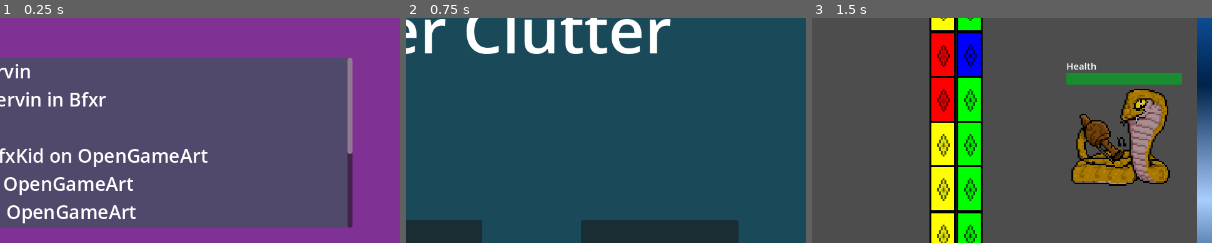
Above: before the commit, frames 1-3 (left to right).
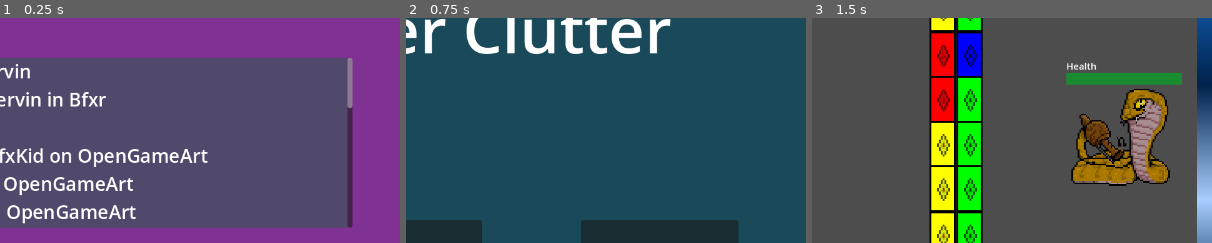
Above: after the commit, the same moments.

Repository: PoweredDevState/MindOverClutter
Game: Godot game, scene res://Scenes/Menus/credits_scene.tscn
Same seed, same stepped clock (60 frames per second), same inputs: the game is played once before the commit and once after it. This scene is started directly instead of the project's main scene. Sound files missing from this copy of the repository are replaced by a short silence.
Inputs:
- Up to frame 1 (0.25 s): no input
- Up to frame 2 (0.75 s): click "Menu" at 0.5 s
- Up to frame 3 (1.5 s): click "Start" at 1.25 s
The pictures show only the part of the screen within x 50-100%, y 21-71%; the shares and areas given below are measured in that part.

The runs differ from the first frame. In frame 1, 0.3% of the frame differs, in the area x 86-89%, y 39-61%; in frame 2, nothing differs; in frame 3, nothing differs.

Commit message:
Added music manager

Diff:
--- /dev/null
+++ b/Resources/Music Resources/main_music.tres
@@ -0,0 +1,10 @@
+[gd_resource type="Resource" script_class="MusicResource" load_steps=3 format=3 uid="uid://bqsl7rfqbcylx"]
+
+[ext_resource type="AudioStream" uid="uid://cuo1lynae3wbw" path="res://Assets/Music/That Zen Moment.mp3" id="1_cov4b"]
+[ext_resource type="Script" path="res://Resources/Music Resources/music_resource.gd" id="2_llhqv"]
+
+[resource]
+script = ExtResource("2_llhqv")
+musicType = 1
+music = ExtResource("1_cov4b")
+volume = 5.0
--- /dev/null
+++ b/Resources/Music Resources/menu_music.tres
@@ -0,0 +1,10 @@
+[gd_resource type="Resource" script_class="MusicResource" load_steps=3 format=3 uid="uid://bsn88w15v4wul"]
+
+[ext_resource type="AudioStream" uid="uid://dxdp332baxfkq" path="res://Assets/Music/Mesmerizing Galaxy Loop.mp3" id="1_4jbuv"]
+[ext_resource type="Script" path="res://Resources/Music Resources/music_resource.gd" id="1_fhn16"]
+
+[resource]
+script = ExtResource("1_fhn16")
+musicType = 0
+music = ExtResource("1_4jbuv")
+volume = 0.0
--- /dev/null
+++ b/Resources/Music Resources/music_resource.gd
@@ -0,0 +1,12 @@
+extends Resource
+class_name MusicResource
+
+enum MUSIC_TYPE {
+	MENU_MUSIC,
+	MAIN_MUSIC,
+	PINCH_MUSIC
+}
+
+@export var musicType : MUSIC_TYPE
+@export var music : AudioStreamMP3
+@export_range(-50, 50) var volume : float = 0
--- /dev/null
+++ b/Resources/Music Resources/pinch_music.tres
@@ -0,0 +1,10 @@
+[gd_resource type="Resource" script_class="MusicResource" load_steps=3 format=3 uid="uid://bu3p4sb3gulba"]
+
+[ext_resource type="AudioStream" uid="uid://bo320eoegy3t3" path="res://Assets/Music/Clash Defiant.mp3" id="1_0fdsh"]
+[ext_resource type="Script" path="res://Resources/Music Resources/music_resource.gd" id="1_38quj"]
+
+[resource]
+script = ExtResource("1_38quj")
+musicType = 2
+music = ExtResource("1_0fdsh")
+volume = 0.0
--- a/Resources/Sound Resources/attack_hit.tres
+++ b/Resources/Sound Resources/attack_hit.tres
@@ -8,3 +8,4 @@
 soundType = 0
 sound = ExtResource("2_u5huf")
 volume = 50.0
+limit = 5
--- a/Scenes/Menus/credits_scene.tscn
+++ b/Scenes/Menus/credits_scene.tscn
@@ -71,7 +71,18 @@
 - Wolf Sprite made by Segel on OpenGameArt
 - Attack Animation made by den_yes on OpenGameArt
 - Shield Sprite made by BizmasterStudios on OpenGameArt
-- Paddle, Block, and Attack Indicator Sprites made by me"
+- Paddle, Block, and Attack Indicator Sprites made by Jonathan Dervin
+All music was obtained from incompetech.com
+Music Used:
+- \"Clash Defiant\" Kevin MacLeod (incompetech.com)
+Licensed under Creative Commons: By Attribution 4.0 License
+http://creativecommons.org/licenses/by/4.0/
+- \"Mesmerizing Galaxy \" Kevin MacLeod (incompetech.com)
+Licensed under Creative Commons: By Attribution 4.0 License
+http://creativecommons.org/licenses/by/4.0/
+- \"That Zen Moment \" Kevin MacLeod (incompetech.com)
+Licensed under Creative Commons: By Attribution 4.0 License
+http://creativecommons.org/licenses/by/4.0/"
 label_settings = SubResource("LabelSettings_mkh6k")
 autowrap_mode = 2
 
--- /dev/null
+++ b/Scenes/music_manager.tscn
@@ -0,0 +1,13 @@
+[gd_scene load_steps=6 format=3 uid="uid://caqivjx0cdcmv"]
+
+[ext_resource type="Script" path="res://Scripts/music_manager.gd" id="1_36olr"]
+[ext_resource type="Script" path="res://Resources/Music Resources/music_resource.gd" id="2_34aqm"]
+[ext_resource type="Resource" uid="uid://bsn88w15v4wul" path="res://Resources/Music Resources/menu_music.tres" id="3_nab04"]
+[ext_resource type="Resource" uid="uid://bqsl7rfqbcylx" path="res://Resources/Music Resources/main_music.tres" id="4_nnsij"]
+[ext_resource type="Resource" uid="uid://bu3p4sb3gulba" path="res://Resources/Music Resources/pinch_music.tres" id="5_vdg1r"]
+
+[node name="MusicManager" type="Node2D"]
+script = ExtResource("1_36olr")
+musicResources = Array[ExtResource("2_34aqm")]([ExtResource("3_nab04"), ExtResource("4_nnsij"), ExtResource("5_vdg1r")])
+
+[node name="MusicPlayer" type="AudioStreamPlayer2D" parent="."]
--- a/Scripts/game_manager.gd
+++ b/Scripts/game_manager.gd
@@ -26,6 +26,7 @@
 	LevelFinishedTimerRef.wait_time = levelFinishedTimerTime
 	LevelFinishedUIRef.visible = false
 	lives = maxLives
+
 
 
 #When the player presses the pause button, spawn the pause screen
@@ -60,6 +61,9 @@
 func lose_life() -> void:
 	lives -= 1
 
+	if lives == 0:
+		MusicManager.change_music(MusicResource.MUSIC_TYPE.PINCH_MUSIC)
+
 	if lives < 0:
 		#print("Lose")
 		var loseScreenObj = loseScreen.instantiate()
@@ -91,10 +95,12 @@
 func start_game():
 	currentSceneIndex = 0
 	get_tree().change_scene_to_file(levelScenePaths[currentSceneIndex])
+	MusicManager.change_music(MusicResource.MUSIC_TYPE.MAIN_MUSIC)
 
 func start_game_from_level_select(levelNum : int) -> void:
 	currentSceneIndex = levelNum
 	get_tree().change_scene_to_file(levelScenePaths[currentSceneIndex])
+	MusicManager.change_music(MusicResource.MUSIC_TYPE.MAIN_MUSIC)
 
 func next_level() -> void:
 	reset_balls()
--- a/Scripts/lose_screen.gd
+++ b/Scripts/lose_screen.gd
@@ -23,6 +23,7 @@
 func _on_retry_button_pressed() -> void:
 	get_tree().paused = false
 	SoundManager.create_sound(SoundResource.SOUND_TYPE.BUTTON_PRESS)
+	MusicManager.change_music(MusicResource.MUSIC_TYPE.MAIN_MUSIC)
 	GameManager.reset_game()
 	get_tree().change_scene_to_file(firstLevelFilePath)
 	queue_free()
@@ -33,6 +34,7 @@
 func _on_menu_button_pressed() -> void:
 	get_tree().paused = false
 	SoundManager.create_sound(SoundResource.SOUND_TYPE.BUTTON_PRESS)
+	MusicManager.change_music(MusicResource.MUSIC_TYPE.MENU_MUSIC)
 	GameManager.reset_game()
 	get_tree().change_scene_to_file(menuSceneFilePath)
 	queue_free()
--- a/Scripts/main_menu.gd
+++ b/Scripts/main_menu.gd
@@ -4,7 +4,24 @@
 @export var creditsFilePath : String
 @export var levelSelectFilePath : String
 
-#@export var startGameScene : PackedScene
+'''Scene Switcher Idea
+This is for when I want to make a scene manager node
+The idea is to make each scene that I want to switch into a resource.
+The class will contain a list of enums for the scene names.
+Each resource will have an exported enum var for the scene name,
+an exported packedScene for the scene itself,
+and a non-exported variable for the filepath.
+In the ready function of the SceneSwitcher,
+it will initialize a dictionary of scenes to load from an array
+of all of the sceneResources.
+Then, it will initialize the scenePath variable in each resource
+using the resource_path of the PackedScene
+
+
+@export var startGameScene : PackedScene
+func _ready() -> void:
+	print(startGameScene.resource_path)
+'''
 
 
 #This is called when the start button is pressed.
--- /dev/null
+++ b/Scripts/music_manager.gd
@@ -0,0 +1,33 @@
+extends Node2D
+
+@export var musicResources: Array[MusicResource]
+@onready var musicPlayerRef := $MusicPlayer
+
+var musicDict : Dictionary = {}
+
+# Called when the node enters the scene tree for the first time.
+func _ready() -> void:
+	for music : MusicResource in musicResources:
+		musicDict[music.musicType] = music
+
+	if musicDict.has(MusicResource.MUSIC_TYPE.MENU_MUSIC):
+		var type: MusicResource.MUSIC_TYPE = MusicResource.MUSIC_TYPE.MENU_MUSIC
+
+		var music: MusicResource = musicDict[type]
+
+		musicPlayerRef.stream = music.music
+		musicPlayerRef.volume_db = music.volume
+		musicPlayerRef.play()
+	else:
+		push_error("Cannot find menu music")
+
+func change_music(type: MusicResource.MUSIC_TYPE):
+	if musicDict.has(type):
+		var music: MusicResource = musicDict[type]
+
+		musicPlayerRef.stream = music.music
+		musicPlayerRef.volume_db = music.volume
+		musicPlayerRef.play()
+
+	else:
+		push_error("Cannot find type ", type)
--- a/Scripts/pause_screen.gd
+++ b/Scripts/pause_screen.gd
@@ -30,6 +30,7 @@
 func _on_retry_button_pressed() -> void:
 	get_tree().paused = false
 	SoundManager.create_sound(SoundResource.SOUND_TYPE.BUTTON_PRESS)
+	MusicManager.change_music(MusicResource.MUSIC_TYPE.MAIN_MUSIC)
 	GameManager.reset_game()
 	get_tree().change_scene_to_file(firstLevelFilePath)
 	queue_free()
@@ -40,6 +41,7 @@
 func _on_menu_button_pressed() -> void:
 	get_tree().paused = false
 	SoundManager.create_sound(SoundResource.SOUND_TYPE.BUTTON_PRESS)
+	MusicManager.change_music(MusicResource.MUSIC_TYPE.MENU_MUSIC)
 	GameManager.reset_game()
 	get_tree().change_scene_to_file(menuSceneFilePath)
 	queue_free()
--- a/Scripts/win_screen.gd
+++ b/Scripts/win_screen.gd
@@ -20,6 +20,7 @@
 func _on_restart_button_pressed() -> void:
 	get_tree().paused = false
 	SoundManager.create_sound(SoundResource.SOUND_TYPE.BUTTON_PRESS)
+	MusicManager.change_music(MusicResource.MUSIC_TYPE.MAIN_MUSIC)
 	GameManager.reset_game()
 	get_tree().change_scene_to_file(firstLevelFilePath)
 	queue_free()
@@ -30,6 +31,7 @@
 func _on_menu_button_pressed() -> void:
 	get_tree().paused = false
 	SoundManager.create_sound(SoundResource.SOUND_TYPE.BUTTON_PRESS)
+	MusicManager.change_music(MusicResource.MUSIC_TYPE.MENU_MUSIC)
 	GameManager.reset_game()
 	get_tree().change_scene_to_file(menuSceneFilePath)
 	queue_free()
--- a/project.godot
+++ b/project.godot
@@ -19,6 +19,7 @@
 
 GameManager="*res://Scenes/game_manager.tscn"
 SoundManager="*res://Scenes/sound_manager.tscn"
+MusicManager="*res://Scenes/music_manager.tscn"
 
 [display]
 
Not shown, added: Assets/Music/Clash Defiant.mp3.import
Not shown, added: Assets/Music/Mesmerizing Galaxy Loop.mp3.import
Not shown, added: Assets/Music/That Zen Moment.mp3.import
Not shown, added: Assets/Music/Clash Defiant.mp3
Not shown, added: Assets/Music/Mesmerizing Galaxy Loop.mp3
Not shown, added: Assets/Music/That Zen Moment.mp3
